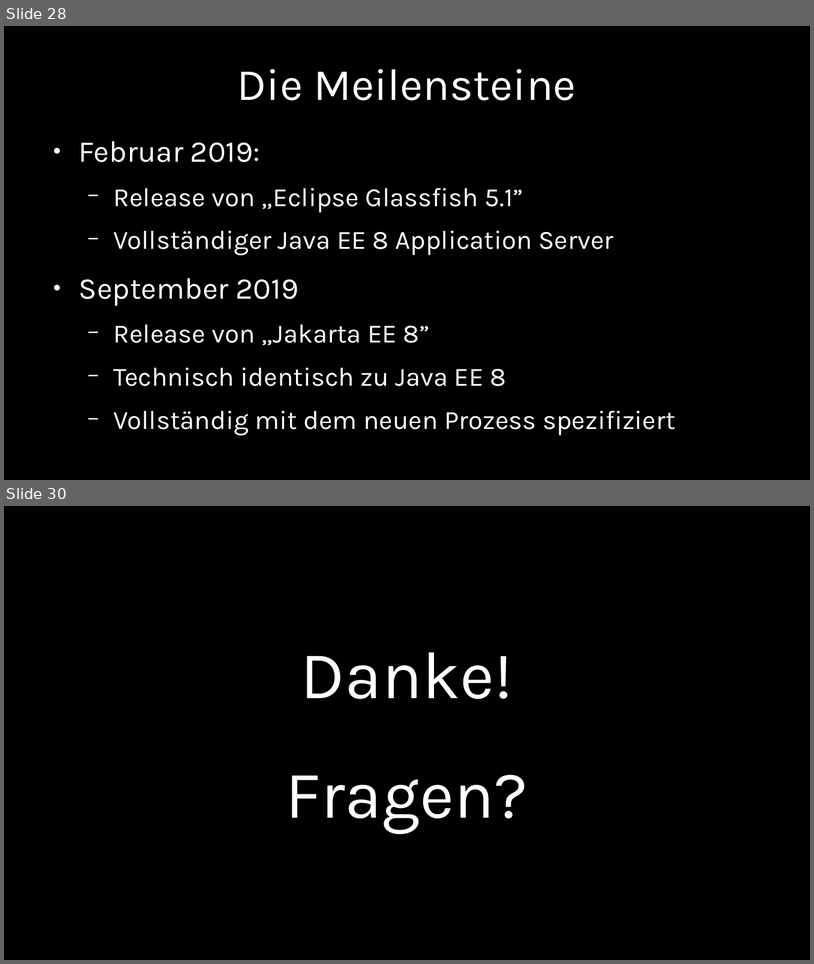
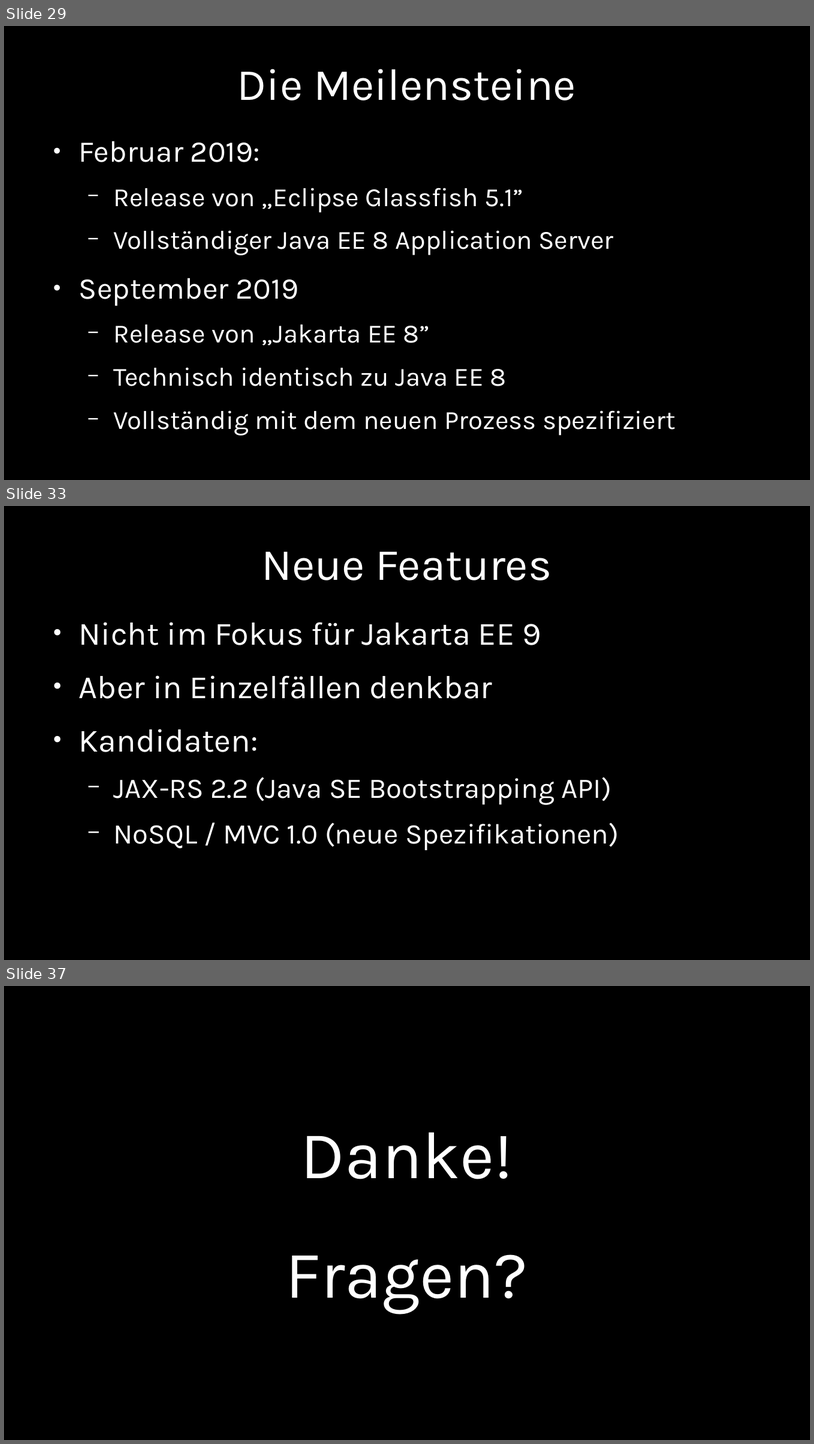
Before and after one commit to chkal/talks, a slide deck: 2019-11-jvmcon-jakarta-ee/JakartaEE.odp. Shown one above the other, each under a label of ours: slides 28 and 30 before the commit, slides 29, 33 and 37 after it; the slides between them are not shown. The pictures are 814x964 and 814x1444 pixels, drawn with LibreOffice and Linux fonts; fonts in the diff are those of the drawing. Boxes give left, top, right and bottom in pixels: in the first picture for what was removed or moved away, otherwise in the second. Text is boxed around its words. In the diff, an @@ line names an element or a change of style, - is before the commit and + after.

```diff
--- a/2019-11-jvmcon-jakarta-ee/JakartaEE.odp
+++ b/2019-11-jvmcon-jakarta-ee/JakartaEE.odp
@@ slide 33 added at [4,506,810,960], background #000000 @@
@@ title added at [262,552,552,580], 44 pt, text #FFFFFF @@
+Neue Features
@@ text added at [79,622,619,850], 28 pt, text #FFFFFF @@
+● Nicht im Fokus für Jakarta EE 9
+● Aber in Einzelfällen denkbar
+● Kandidaten:
+  − JAX-RS 2.2 (Java SE Bootstrapping API)
+  − NoSQL / MVC 1.0 (neue Spezifikationen)
@@ what was slide 28 is now slide 29 @@
@@ what was slide 30 is now slide 37 @@
```
Also in this commit, not shown: 3 slides changed, 7 other slides added, 1 slide removed, 1 other file.
